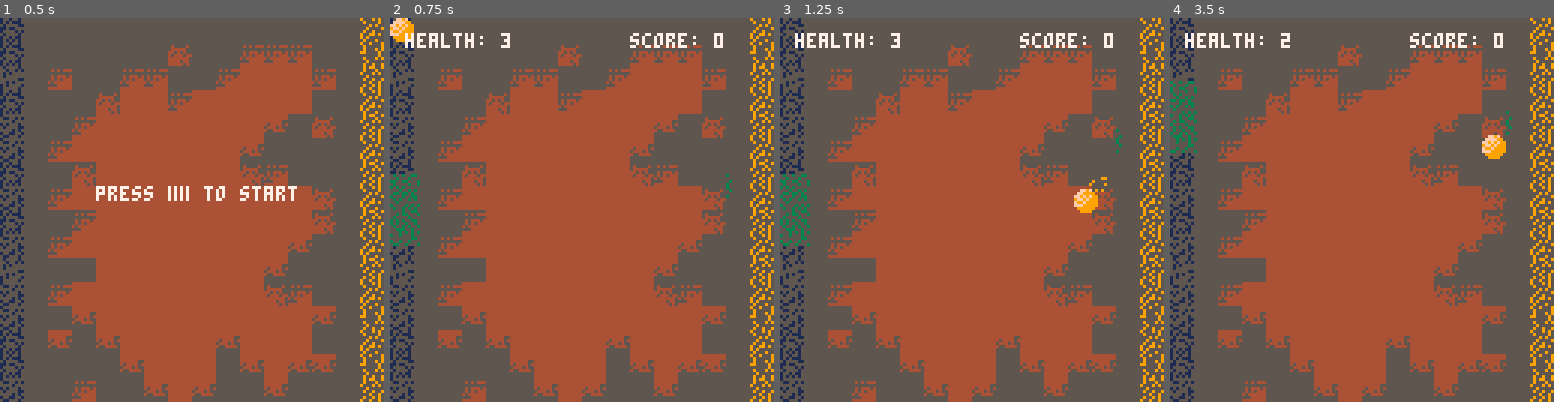
Above: before the commit, frames 1-4 (left to right).
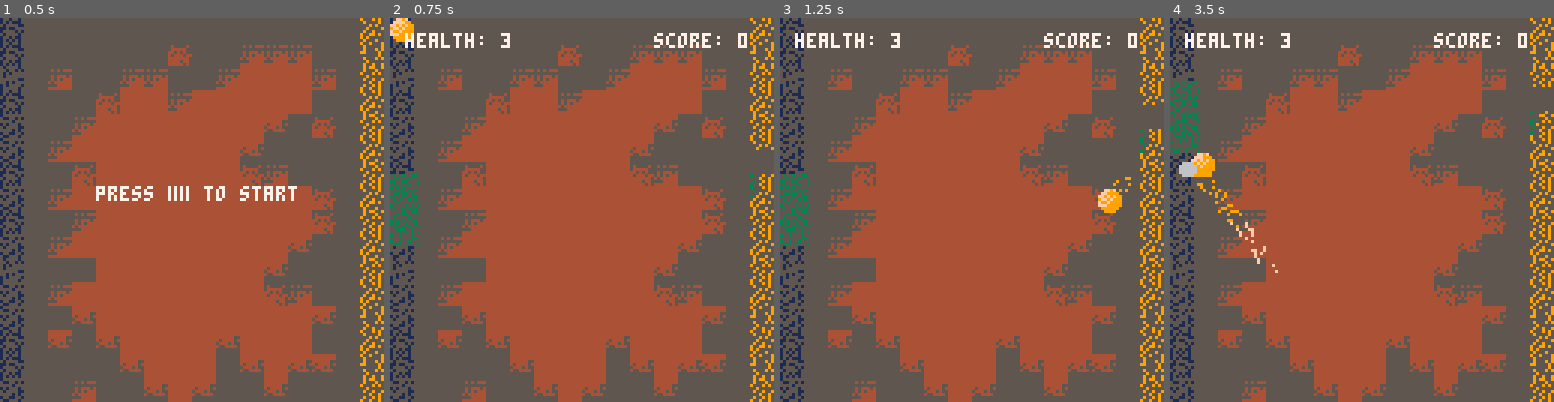
Above: after the commit, the same moments.

Repository: Spider101/Morta-Pong
Game: PICO-8 cartridge game.p8
Same seed, same stepped clock (60 frames per second), same inputs: the game is played once before the commit and once after it.
Inputs:
- Up to frame 1 (0.5 s): tap X (X key) at 0.33 s
- Up to frame 2 (0.75 s): tap O (Z key) at 0.7 s
- Up to frame 3 (1.25 s): tap X (X key) at 1.07 s
- Up to frame 4 (3.5 s): tap O (Z key) every 0.4 s from 1.7 to 3.3 s; tap X (X key) at 1.85, 2.97 s; hold Up 2.15-2.42 s

Frame 1 is identical in both runs. In frame 2, 0.7% of the frame differs, in the area x 62-100%, y 3-47%; in frame 3, 1.4%; in frame 4, 2.6%, in the area x 0-100%, y 3-67%.

Commit message:
refactor: decouple right wall boundary from screen boundary in x axis

Diff:
--- a/main.lua
+++ b/main.lua
@@ -7,7 +7,7 @@
 }
 game = entity:new({
     score = 0,
-    screen_boundary_x = 120, -- adjusted for right wall sprite thickness
+    screen_boundary_x = 128,
     screen_boundary_y = 128,
     frames_after_serve = 0,
     collision_frame_threshold = 2,
@@ -113,9 +113,12 @@
             end
         end
 
-        -- bounce ball in x axis if it collides with player paddle or right screen boundary
+        -- use enemy paddle width as proxy for the right wall thickness since they use the same sprite
+        local right_wall_x = self.screen_boundary_x - self.enemy.width
+
+        -- bounce ball in x axis if it collides with player paddle or right wall
         if paddle_intersect(player_paddle_boundaries, true)
-            or ball_boundaries.right >= self.screen_boundary_x then
+            or ball_boundaries.right >= right_wall_x then
             self.ball:bounce_x()
         end
 
